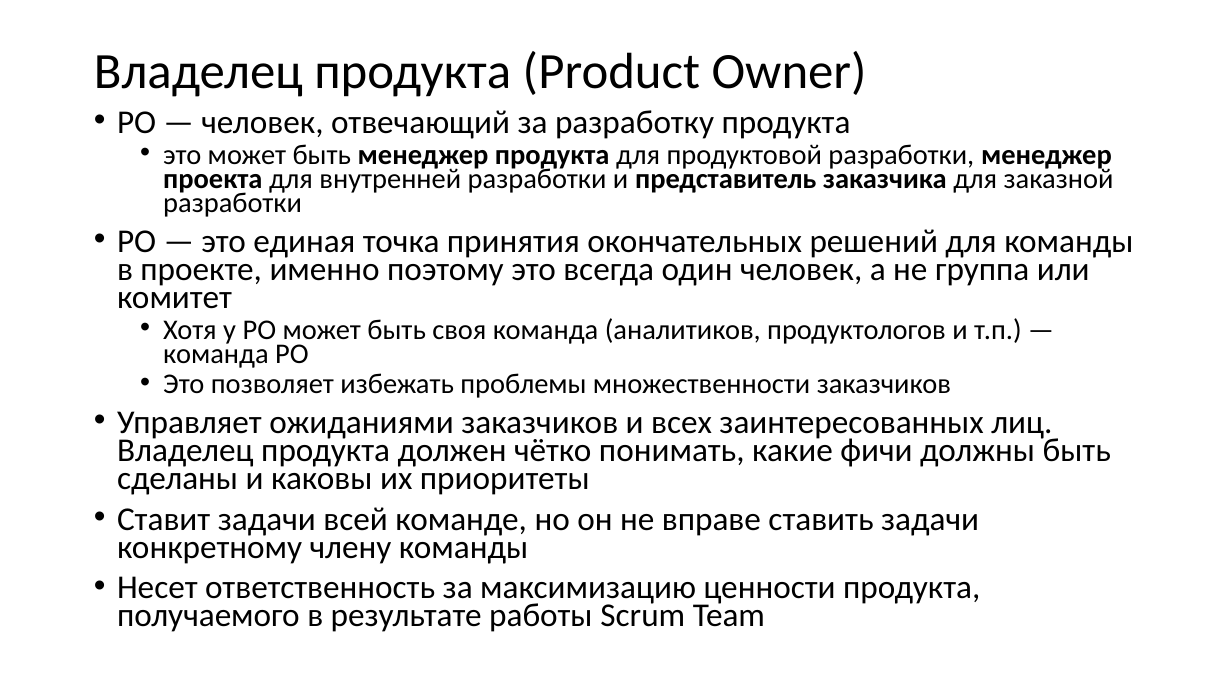
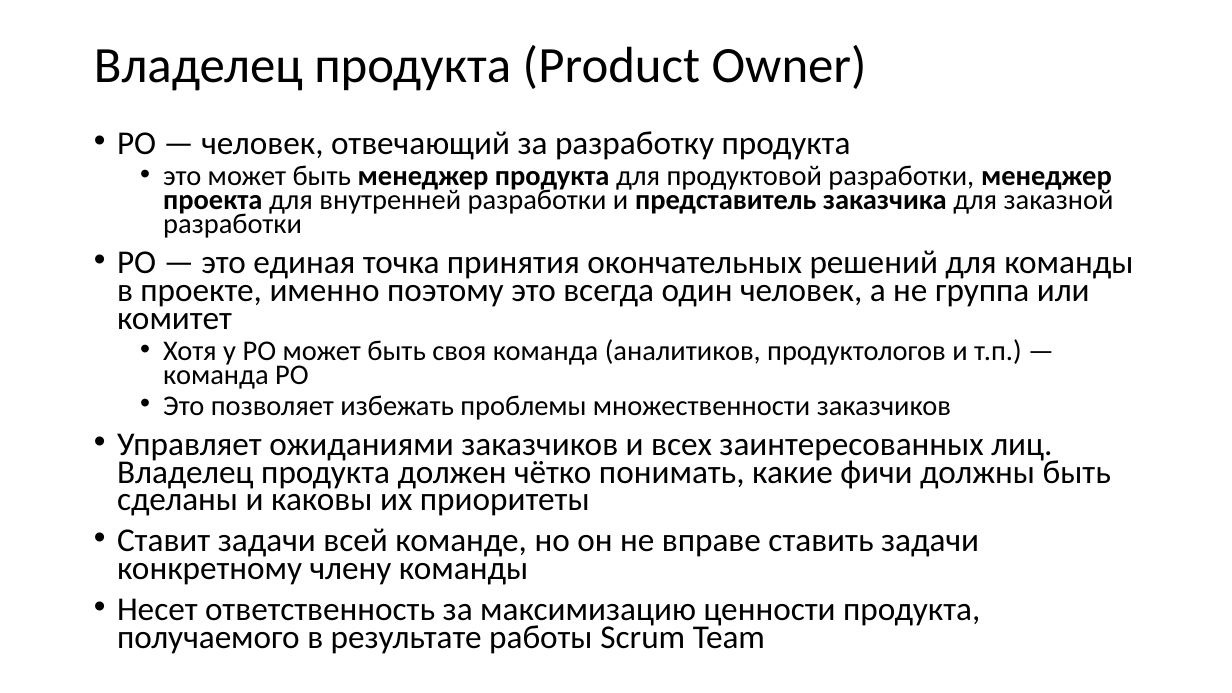
Before and after one commit to xtrueman/soft_dev_mgmt_course, a slide deck: slide 16 of slides/01-SCRUM.pptx (slide 15 before the commit). Drawn at 1232x693 pixels with LibreOffice and Linux fonts; fonts in the diff are those of the drawing; background and template pictures are left out. Boxes give left, top, right and bottom in pixels: in the first picture for what was removed or moved away, otherwise in the second. Text is boxed around its words. In the diff, an @@ line names an element or a change of style, - is before the commit and + after.

Commit message:
вроде как всё по scrum...

```diff
--- a/slides/01-SCRUM.pptx
+++ b/slides/01-SCRUM.pptx
@@ title "Владелец продукта (Product Owner)": place and size @@
-title "Владелец продукта (Product Owner)" at <box>94,51,867,97</box>
+title "Владелец продукта (Product Owner)" at <box>94,45,867,91</box>
@@ text "PO — человек, отвечающий за ...": place and size @@
-text "PO — человек, отвечающий за ..." at <box>117,110,1133,632</box>
+text "PO — человек, отвечающий за ..." at <box>117,131,1133,654</box>
```
Also in this commit, not shown: 4 other slides changed, 5 slides added, 3 other files.
